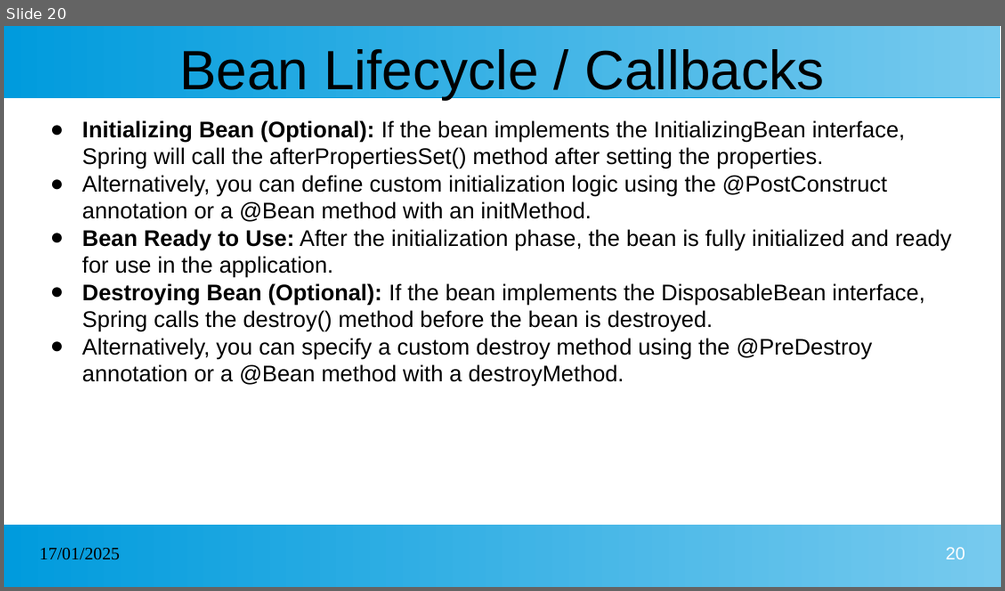
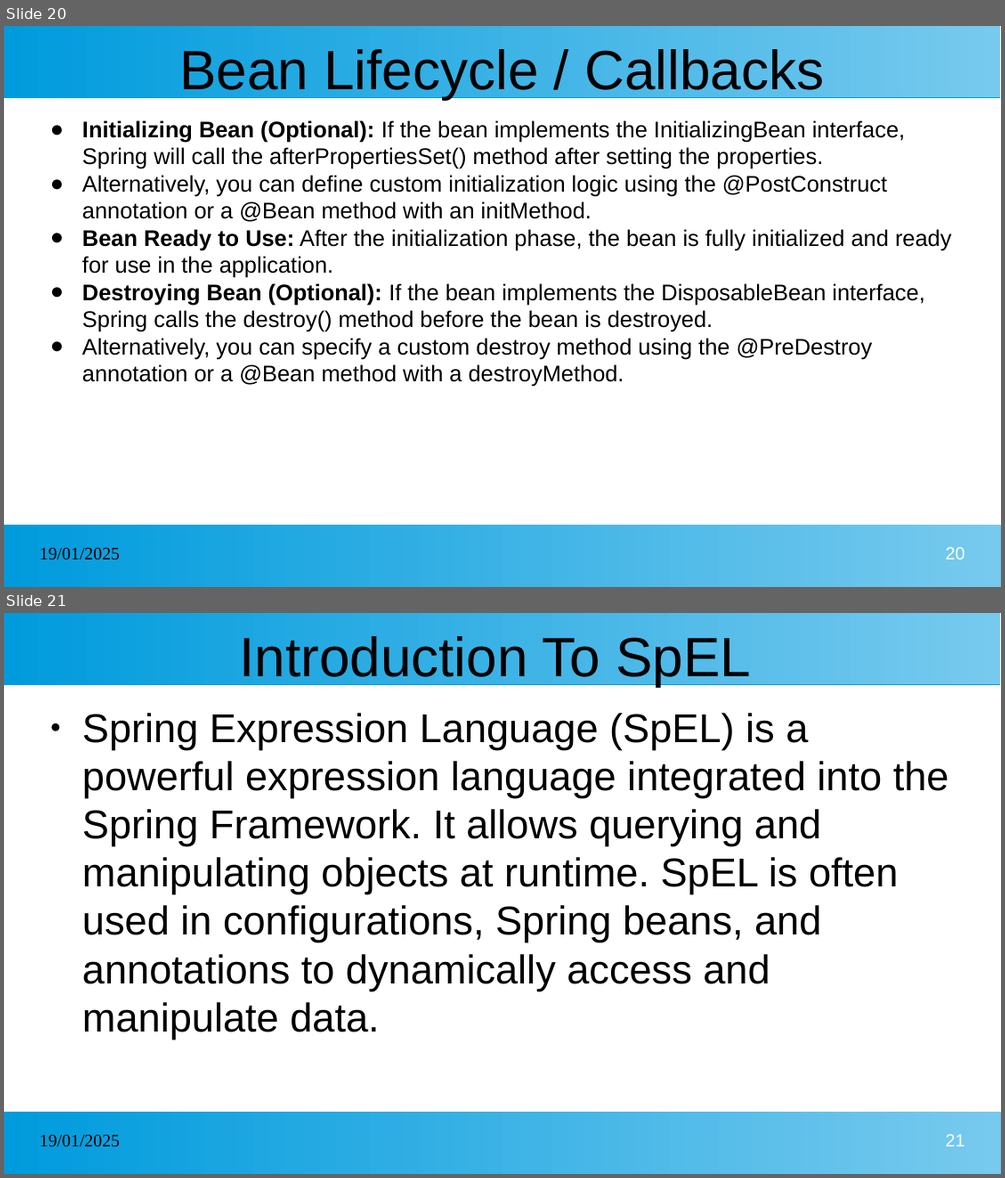
Before and after one commit to kcharankumar/MLA_Java_Arya, a slide deck: Spring.pptx. Shown one above the other, each under a label of ours: slide 20 before the commit, slides 20 and 21 after it. The pictures are 1005x591 and 1005x1178 pixels, drawn with LibreOffice and Linux fonts; fonts in the diff are those of the drawing. Boxes give left, top, right and bottom in pixels: in the first picture for what was removed or moved away, otherwise in the second. Text is boxed around its words. In the diff, an @@ line names an element or a change of style, - is before the commit and + after.

```diff
--- a/Spring.pptx
+++ b/Spring.pptx
@@ slide 21 added at bbox=[4, 613, 1001, 1174], background #FFFFFF; not listed: 2 template elements that a slide beside it also shows @@
@@ title added at bbox=[239, 636, 752, 686], 44 pt, text #000000 @@
+Introduction To SpEL
@@ text added at bbox=[82, 713, 949, 1038], 32 pt, text #000000 @@
+● Spring Expression Language (SpEL) is a powerful expression language integrated into the Spring Framework. It allows querying and manipulating objects at runtime. SpEL is often used in configurations, Spring beans, and annotations to dynamically access and manipulate data.
@@ text added at bbox=[40, 1135, 120, 1147], 14 pt, text #000000 @@
+19/01/2025
@@ page number added at bbox=[946, 1134, 965, 1146], 14 pt, text #FFFFFF @@
+21
@@ slide 20 changed as well @@
@@ text at bbox=[40, 548, 120, 560]: text changed @@
-17/01/2025
+19/01/2025
```
Also in this commit, not shown: 19 other slides changed, 44 other slides added.
